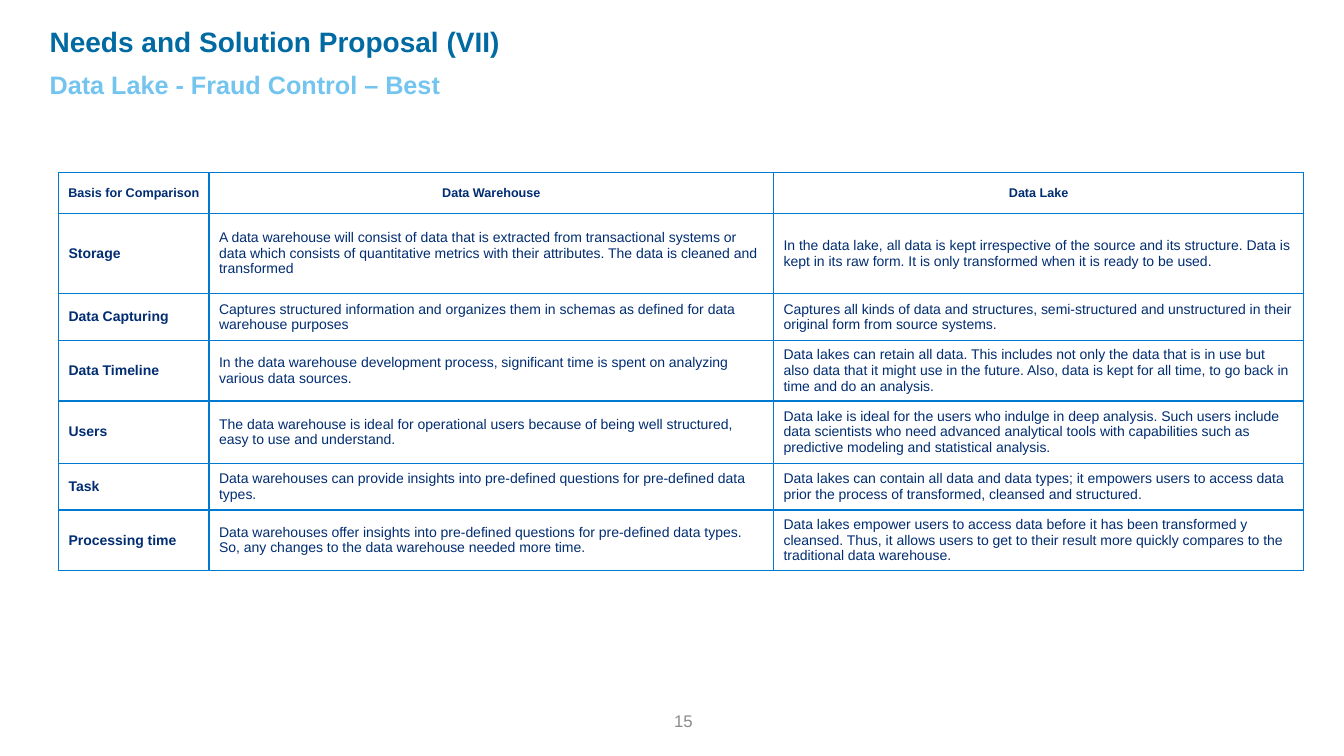
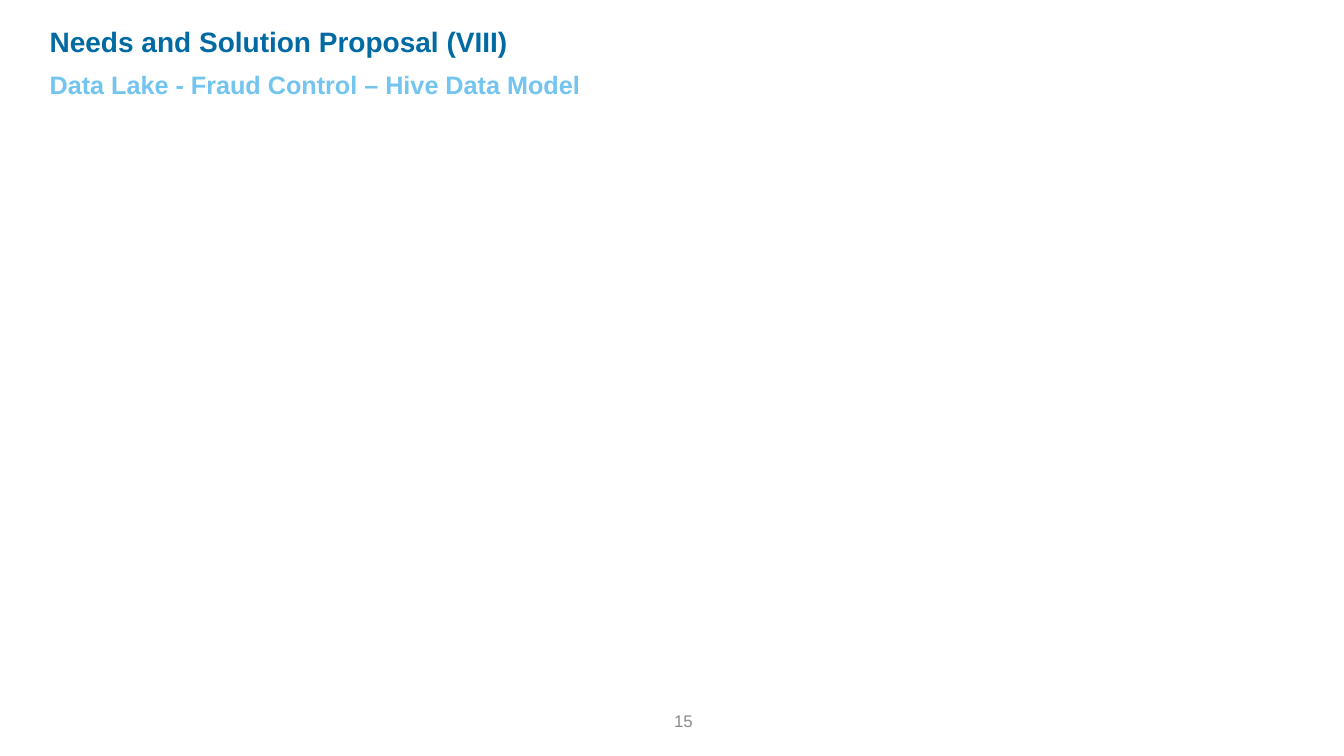
Before and after one commit to edithbg/Scala, a slide deck: slide 15 of Architecture Reference-DataLake-FraudContrl v0.1.pptx. Drawn at 1344x756 pixels with LibreOffice and Linux fonts; fonts in the diff are those of the drawing; background and template pictures are left out. Boxes give left, top, right and bottom in pixels: in the first picture for what was removed or moved away, otherwise in the second. Text is boxed around its words. In the diff, an @@ line names an element or a change of style, - is before the commit and + after.

```diff
--- a/Architecture Reference-DataLake-FraudContrl v0.1.pptx
+++ b/Architecture Reference-DataLake-FraudContrl v0.1.pptx
@@ text at [50,31,508,57]: text changed @@
-Needs and Solution Proposal (VII)
+Needs and Solution Proposal (VIII)
@@ text at [50,76,580,94]: text changed @@
-Data Lake - Fraud Control – Best
+Data Lake - Fraud Control – Hive Data Model
@@ table removed at [58,172,1304,570], 7 rows, 3 columns @@
-Basis for Comparison | Data Warehouse | Data Lake
-Storage | A data warehouse will consist of data that is extracted from transactional systems or data which consists of quantitative metrics with their attributes. The data is cleaned and transformed | In the data lake, all data is kept irrespective of the source and its structure. Data is kept in its raw form. It is only transformed when it is ready to be used.
-Data Capturing | Captures structured information and organizes them in schemas as defined for data warehouse purposes | Captures all kinds of data and structures, semi-structured and unstructured in their original form from source systems.
-Data Timeline | In the data warehouse development process, significant time is spent on analyzing various data sources. | Data lakes can retain all data. This includes not only the data that is in use but also data that it might use in the future. Also, data is kept for all time, to go back in time and do an analysis.
-Users | The data warehouse is ideal for operational users because of being well structured, easy to use and understand. | Data lake is ideal for the users who indulge in deep analysis. Such users include data scientists who need advanced analytical tools with capabilities such as predictive modeling and statistical analysis.
-Task | Data warehouses can provide insights into pre-defined questions for pre-defined data types. | Data lakes can contain all data and data types; it empowers users to access data prior the process of transformed, cleansed and structured.
-Processing time | Data warehouses offer insights into pre-defined questions for pre-defined data types. So, any changes to the data warehouse needed more time. | Data lakes empower users to access data before it has been transformed y cleansed. Thus, it allows users to get to their result more quickly compares to the traditional data warehouse.
```
Also in this commit, not shown: 14 other slides changed, 1 slide removed.
